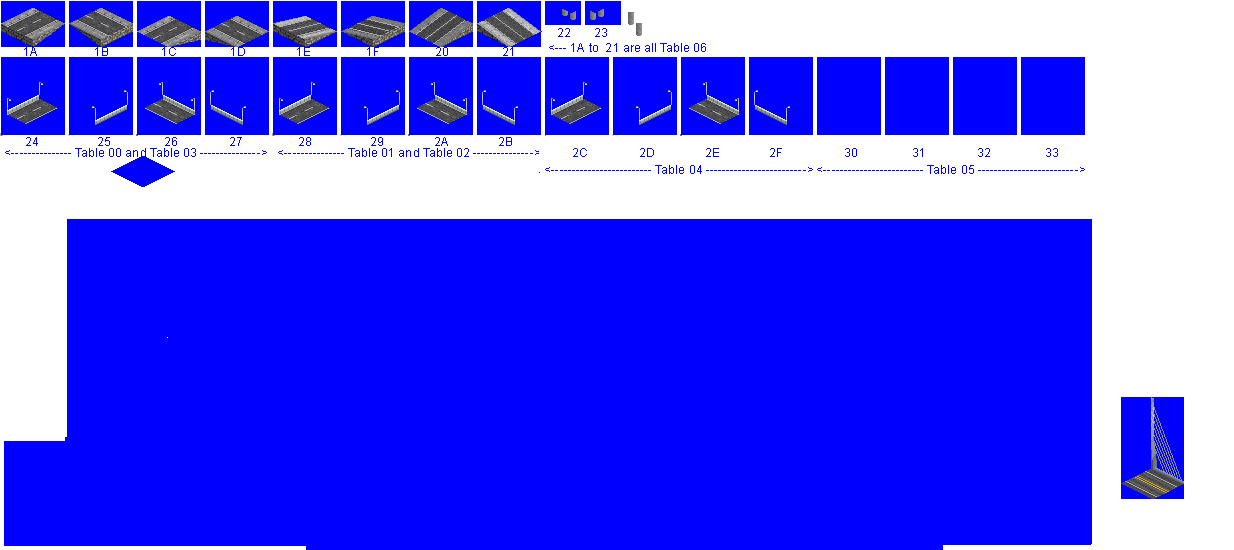
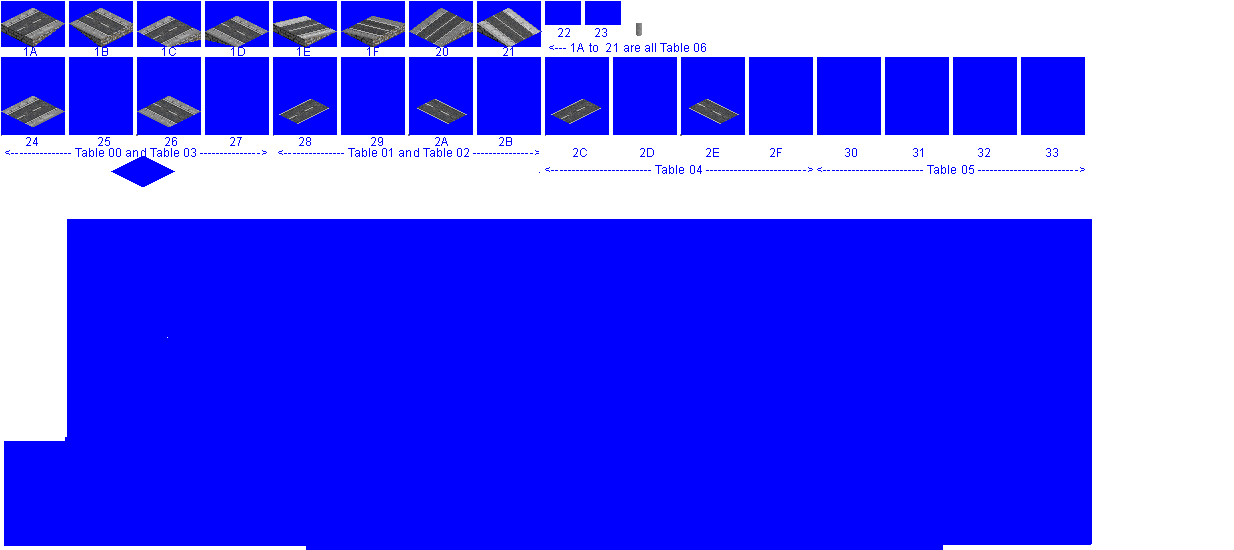
Layered file, before and after one edit (1234 x 550). Changes by layer:
painted on "Pasted Layer #1" over [562, 9, 604, 20]
hid "glander angled copy" over [0, 95, 787, 136]
painted on "roadbase bridgeheads" over [1, 96, 201, 127]
hid "streetlamps" over [0, 12, 1184, 499]
